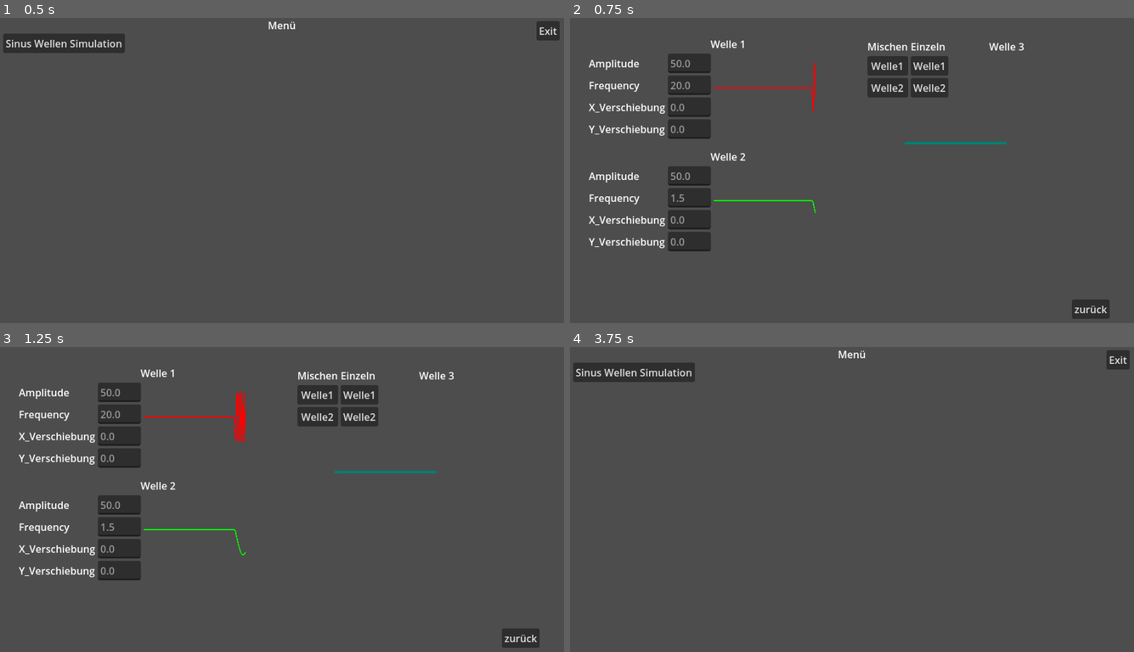
Above: before the commit, frames 1-4 (two rows, left to right).
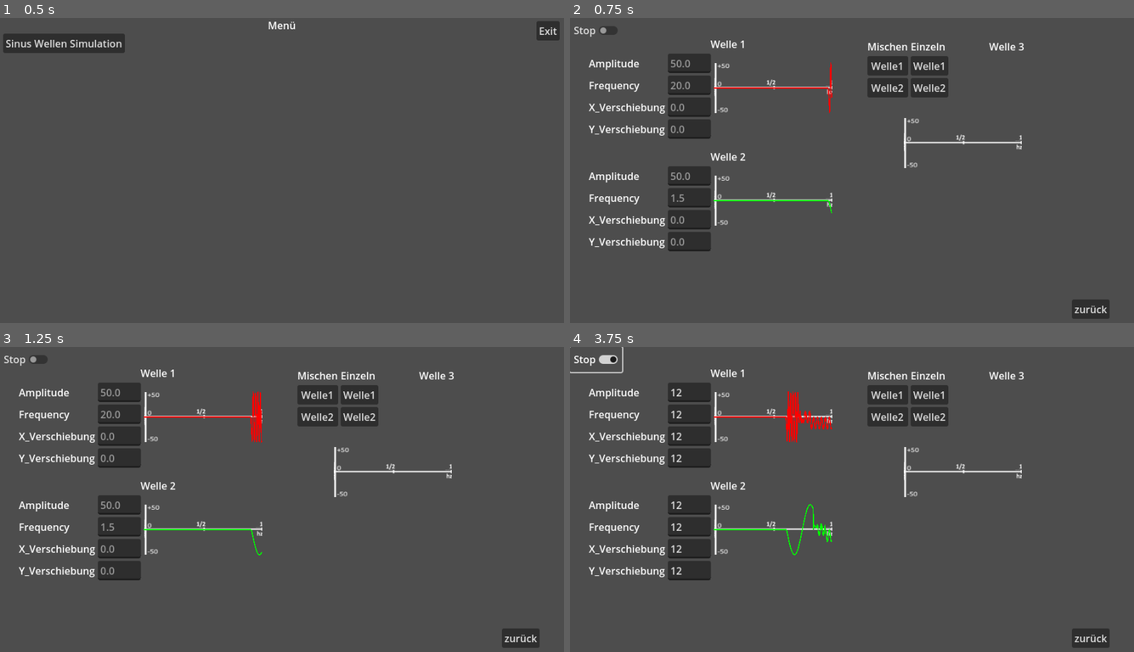
Above: after the commit, the same moments.

Repository: Beginner090902/MeineBastelEcke
Game: Godot game, scene res://Hauptmenü/hauptmenü.tscn
Two runs of this game, one before a commit and one after it. Both use one fixed random seed, a clock stepped at 60 frames per second and the inputs below.
Inputs (mouse positions are in pixels of both pictures, inside the frame that each line leads up to):
- Up to frame 1 (0.5 s): no input
- Up to frame 2 (0.75 s): click "Sinus Wellen Simulation" at 0.5 s
- Up to frame 3 (1.25 s): no input
- Up to frame 4 (3.75 s): click (688, 392) at 1.27 s; type "12" at 1.35 s; click (688, 414) at 1.5 s; type "12" at 1.58 s; click (688, 435) at 1.73 s; type "12" at 1.82 s; click (688, 456) at 2.02 s; type "12" at 2.1 s; click (688, 505) at 2.25 s; type "12" at 2.33 s; click (688, 526) at 2.48 s; type "12" at 2.57 s; click (688, 548) at 2.77 s; type "12" at 2.85 s; click (688, 569) at 3 s; type "12" at 3.08 s; click "zurück" (after the commit: "Stop") at 3.5 s

Frame 1 is identical in both runs. In frame 2, 1.2% of the frame differs, in the area x 0-81%, y 2-69%; in frame 3, 1.6%; in frame 4, 11%, in the area x 0-100%, y 0-99%.

Commit message:
Add wave scala und a pause button for the simulation

Diff:
--- a/Sinus-Simulation/1+2bereich-sinus2.gd
+++ b/Sinus-Simulation/1+2bereich-sinus2.gd
@@ -31,12 +31,15 @@
 	var offeset_y = SinusWellen.offset_y2
 	bewegungs_geschwindigkeit += geschwindigkeit * delta
 
-	for i in range(num_points - 1):
-		var next_pos = get_point_position(i + 1)
-		set_point_position(i, Vector2(next_pos.x - abstand, next_pos.y))
+	if SinusWellen.simulatoin_anhalten == 1:
+		pass
+	else:
+		for i in range(num_points - 1):
+			var next_pos = get_point_position(i + 1)
+			set_point_position(i, Vector2(next_pos.x - abstand, next_pos.y))
 
-	var y = amplitude * sin(frequency * bewegungs_geschwindigkeit + offset_x) + offeset_y
-	set_point_position(num_points-1, Vector2(num_points* abstand +1, y))
+		var y = amplitude * sin(frequency * bewegungs_geschwindigkeit + offset_x) + offeset_y
+		set_point_position(num_points-1, Vector2(num_points* abstand +1, y))
 
 
 func _on_amp_eingabe_1_text_changed(new_text: String) -> void:
--- a/Sinus-Simulation/1+2bereich-sinus_1.gd
+++ b/Sinus-Simulation/1+2bereich-sinus_1.gd
@@ -31,12 +31,15 @@
 	var offeset_y = SinusWellen.offset_y1
 	bewegungs_geschwindigkeit += geschwindigkeit * delta
 
-	for i in range(num_points - 1):
-		var next_pos = get_point_position(i + 1)
-		set_point_position(i, Vector2(next_pos.x - abstand, next_pos.y))
+	if SinusWellen.simulatoin_anhalten == 1:
+		pass
+	else:
+		for i in range(num_points - 1):
+			var next_pos = get_point_position(i + 1)
+			set_point_position(i, Vector2(next_pos.x - abstand, next_pos.y))
 
-	var y = amplitude * sin(frequency * bewegungs_geschwindigkeit + offset_x) + offeset_y
-	set_point_position(num_points-1, Vector2(num_points* abstand +1, y))
+		var y = amplitude * sin(frequency * bewegungs_geschwindigkeit + offset_x) + offeset_y
+		set_point_position(num_points-1, Vector2(num_points* abstand +1, y))
 
 
 func _on_amp_eingabe_1_text_changed(new_text: String) -> void:
--- a/Sinus-Simulation/Sinus-Wellen-Simulaton.gd
+++ b/Sinus-Simulation/Sinus-Wellen-Simulaton.gd
@@ -1,8 +1,9 @@
 extends Node
 #generel
-var num_points  := 400
+var num_points  := 465
 var abstand := 0.5
 var geschwindigkeit := 2
+var simulatoin_anhalten := 0
 
 #Sinus1
 var amplitude1 := 50.0
--- a/Sinus-Simulation/kurvenbereich.tscn
+++ b/Sinus-Simulation/kurvenbereich.tscn
@@ -1,7 +1,9 @@
-[gd_scene load_steps=13 format=3 uid="uid://c6w2llwaw2d3u"]
+[gd_scene load_steps=15 format=3 uid="uid://c6w2llwaw2d3u"]
 
 [ext_resource type="Script" uid="uid://dgeb7keo48lkf" path="res://Sinus-Simulation/Sinus-Wellen-Simulaton.gd" id="1_4dnlt"]
+[ext_resource type="Script" uid="uid://cwjrrvlspox5q" path="res://Sinus-Simulation/simulation_stoppen_button.gd" id="2_54x1t"]
 [ext_resource type="PackedScene" uid="uid://bvbscjgvy6ius" path="res://Sinus-Simulation/sinus_1.tscn" id="2_c04v5"]
+[ext_resource type="Texture2D" uid="uid://cju7vanscyqst" path="res://Sinus-Simulation/Scala-bild.png" id="3_l7bv2"]
 [ext_resource type="Script" uid="uid://dtnf284a7e6nx" path="res://Sinus-Simulation/sinus_2.gd" id="3_wifh4"]
 [ext_resource type="Script" uid="uid://dns8g73gy4w1b" path="res://Sinus-Simulation/sinus_1+2.gd" id="4_23w5p"]
 [ext_resource type="Script" uid="uid://cpw6s7ow8xyef" path="res://Sinus-Simulation/welle_1_button.gd" id="5_28wuw"]
@@ -22,6 +24,16 @@
 offset_bottom = 500.0
 script = ExtResource("1_4dnlt")
 
+[node name="HBoxContainer" type="HBoxContainer" parent="."]
+layout_mode = 0
+offset_right = 40.0
+offset_bottom = 40.0
+
+[node name="Simulation-stoppen-button" type="CheckButton" parent="HBoxContainer"]
+layout_mode = 2
+text = "Stop"
+script = ExtResource("2_54x1t")
+
 [node name="Sinus1bereich" type="VBoxContainer" parent="."]
 layout_mode = 0
 offset_left = 30.0
@@ -84,6 +96,12 @@
 scale = Vector2(0.8, 0.8)
 default_color = Color(1, 0, 0, 1)
 
+[node name="Scala-bild" type="Sprite2D" parent="Sinus1bereich/Control"]
+show_behind_parent = true
+position = Vector2(294, -85)
+scale = Vector2(0.8, 0.8)
+texture = ExtResource("3_l7bv2")
+
 [node name="Sinus2bereich" type="VBoxContainer" parent="."]
 layout_mode = 0
 offset_left = 30.0
@@ -147,6 +165,12 @@
 default_color = Color(0, 1, 0, 1)
 script = ExtResource("3_wifh4")
 
+[node name="Scala-bild" type="Sprite2D" parent="Sinus2bereich/Control"]
+show_behind_parent = true
+position = Vector2(294, -85)
+scale = Vector2(0.8, 0.8)
+texture = ExtResource("3_l7bv2")
+
 [node name="Sinus1+2bereich" type="VBoxContainer" parent="."]
 layout_mode = 0
 offset_left = 474.0
@@ -175,6 +199,12 @@
 scale = Vector2(0.8, 0.8)
 default_color = Color(0, 1, 0, 0.392157)
 script = ExtResource("6_l7bv2")
+
+[node name="Scala-bild" type="Sprite2D" parent="Sinus1+2bereich/Control"]
+show_behind_parent = true
+position = Vector2(152, 170)
+scale = Vector2(0.8, 0.8)
+texture = ExtResource("3_l7bv2")
 
 [node name="Label" type="Label" parent="Sinus1+2bereich"]
 layout_mode = 2
@@ -232,6 +262,15 @@
 text = "zurück"
 script = ExtResource("7_c04v5")
 
+[node name="Control" type="Control" parent="."]
+layout_mode = 3
+anchors_preset = 0
+offset_left = 639.0
+offset_top = 349.0
+offset_right = 639.0
+offset_bottom = 349.0
+
+[connection signal="pressed" from="HBoxContainer/Simulation-stoppen-button" to="HBoxContainer/Simulation-stoppen-button" method="_on_pressed"]
 [connection signal="text_changed" from="Sinus1bereich/Text_Eingabe/Amp_Eingabe1" to="Sinus1bereich/Control/Sinus1" method="_on_amp_eingabe_1_text_changed"]
 [connection signal="text_changed" from="Sinus1bereich/Text_Eingabe/Fre_Eingabe1" to="Sinus1bereich/Control/Sinus1" method="_on_fre_eingabe_1_text_changed"]
 [connection signal="text_changed" from="Sinus1bereich/Text_Eingabe/Xver_Eingabe1" to="Sinus1bereich/Control/Sinus1" method="_on_xver_eingabe_1_text_changed"]
--- /dev/null
+++ b/Sinus-Simulation/simulation_stoppen_button.gd
@@ -0,0 +1,10 @@
+extends CheckButton
+
+
+
+
+func _on_pressed() -> void:
+	if SinusWellen.simulatoin_anhalten == 0:
+		SinusWellen.simulatoin_anhalten = 1
+	else:
+		SinusWellen.simulatoin_anhalten = 0
--- a/Sinus-Simulation/sinus_1+2.gd
+++ b/Sinus-Simulation/sinus_1+2.gd
@@ -43,15 +43,21 @@
 		return(0)
 
 func _process(delta: float) -> void:
+	if welle1_sichtbar == 0 and welle2_sichtbar == 0:
+		hide()
+	else:
+		show()
 	bewegungs_geschwindigkeit += geschwindigkeit * delta
-
-	for i in range(num_points - 1):
-		var next_pos = get_point_position(i + 1)
-		set_point_position(i, Vector2(next_pos.x - abstand, next_pos.y))
+	if SinusWellen.simulatoin_anhalten == 1:
+		pass
+	else:
+		for i in range(num_points - 1):
+			var next_pos = get_point_position(i + 1)
+			set_point_position(i, Vector2(next_pos.x - abstand, next_pos.y))
 
 
-	var yges = get_y1() + get_y2()
-	set_point_position(num_points-1, Vector2(num_points* abstand +1, yges))
+		var yges = get_y1() + get_y2()
+		set_point_position(num_points-1, Vector2(num_points* abstand +1, yges))
 
 
 func _on_welle_1_button_pressed() -> void:
--- a/Sinus-Simulation/sinus_1.gd
+++ b/Sinus-Simulation/sinus_1.gd
@@ -5,7 +5,6 @@
 var geschwindigkeit  = SinusWellen.geschwindigkeit
 
 var bewegungs_geschwindigkeit: float
-
 
 func _ready() -> void:
 	# Lösche vorherige Punkte, falls vorhanden
@@ -24,13 +23,16 @@
 	var offset_x = SinusWellen.offset_x1
 	var offeset_y = SinusWellen.offset_y1
 	bewegungs_geschwindigkeit += geschwindigkeit * delta
+	if SinusWellen.simulatoin_anhalten == 1:
+		pass
+	else:
+		for i in range(num_points - 1):
+			var next_pos = get_point_position(i + 1)
+			set_point_position(i, Vector2(next_pos.x - abstand, next_pos.y))
 
-	for i in range(num_points - 1):
-		var next_pos = get_point_position(i + 1)
-		set_point_position(i, Vector2(next_pos.x - abstand, next_pos.y))
+		var y = amplitude * sin(frequency * bewegungs_geschwindigkeit + offset_x) + offeset_y
+		set_point_position(num_points-1, Vector2(num_points* abstand +1, y))
 
-	var y = amplitude * sin(frequency * bewegungs_geschwindigkeit + offset_x) + offeset_y
-	set_point_position(num_points-1, Vector2(num_points* abstand +1, y))
 
 
 func _on_amp_eingabe_1_text_changed(new_text: String) -> void:
--- a/Sinus-Simulation/sinus_2.gd
+++ b/Sinus-Simulation/sinus_2.gd
@@ -24,12 +24,15 @@
 	var offeset_y = SinusWellen.offset_y2
 	bewegungs_geschwindigkeit += geschwindigkeit * delta
 
-	for i in range(num_points - 1):
-		var next_pos = get_point_position(i + 1)
-		set_point_position(i, Vector2(next_pos.x - abstand, next_pos.y))
+	if SinusWellen.simulatoin_anhalten == 1:
+		pass
+	else:
+		for i in range(num_points - 1):
+			var next_pos = get_point_position(i + 1)
+			set_point_position(i, Vector2(next_pos.x - abstand, next_pos.y))
 
-	var y = amplitude * sin(frequency * bewegungs_geschwindigkeit + offset_x) + offeset_y
-	set_point_position(num_points-1, Vector2(num_points* abstand +1, y))
+		var y = amplitude * sin(frequency * bewegungs_geschwindigkeit + offset_x) + offeset_y
+		set_point_position(num_points-1, Vector2(num_points* abstand +1, y))
 
 
 func _on_amp_eingabe_text_changed(new_text: String) -> void:
--- a/project.godot
+++ b/project.godot
@@ -10,7 +10,7 @@
 
 [application]
 
-config/name="Sinus Wackeln/xplosion simulieren"
+config/name="MeineDenckEcke"
 run/main_scene="uid://cai3brn5qfu2v"
 config/features=PackedStringArray("4.4", "Forward Plus")
 config/icon="res://Hauptmenü/icon.svg"
Binary file added: Sinus-Simulation/Scala-bild.png
Not shown, added: Sinus-Simulation/Scala-bild.png.import
Not shown, added: Sinus-Simulation/simulation_stoppen_button.gd.uid
